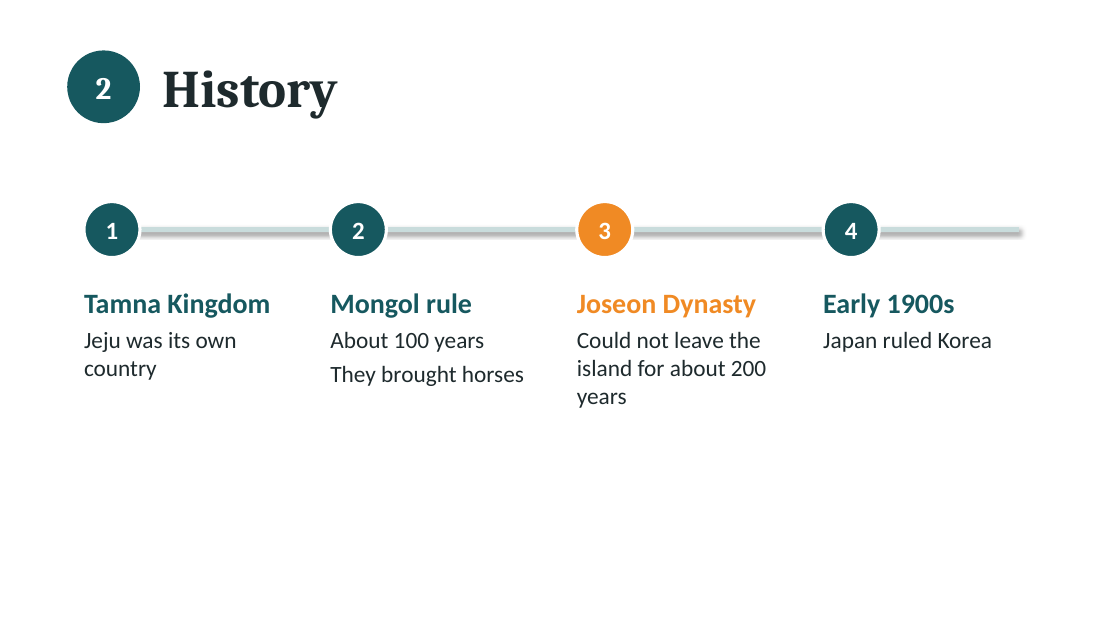
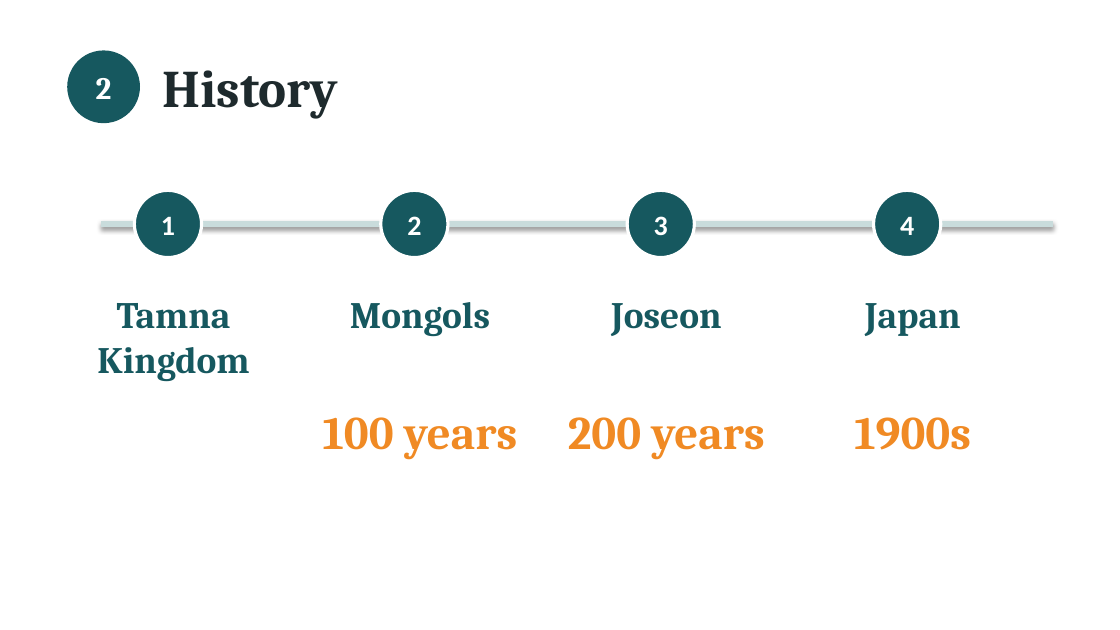
Before and after one commit to a44830300-arch/shaohong, a slide deck: slide 3 of 학업/아시아속의제주문화/Jeju_Culture_Final_5min_easy.pptx. Drawn at 1120x630 pixels with LibreOffice and Linux fonts; fonts in the diff are those of the drawing. Boxes give left, top, right and bottom in pixels: in the first picture for what was removed or moved away, otherwise in the second. Text is boxed around its words. In the diff, an @@ line names an element or a change of style, - is before the commit and + after.

```diff
--- a/학업/아시아속의제주문화/Jeju_Culture_Final_5min_easy.pptx
+++ b/학업/아시아속의제주문화/Jeju_Culture_Final_5min_easy.pptx
@@ text "1": place and size @@
-text "1" at (106,223,119,239)
+text "1" at (161,216,175,235)
@@ ellipse: place and size @@
-ellipse at (84,202,140,258)
+ellipse at (134,190,202,258)
@@ text "2": place and size @@
-text "2" at (352,222,365,239)
+text "2" at (407,216,421,235)
@@ ellipse: place and size @@
-ellipse at (330,202,386,258)
+ellipse at (381,190,448,258)
@@ text "3": place and size @@
-text "3" at (598,222,611,239)
+text "3" at (654,216,668,235)
@@ ellipse: place and size @@
-ellipse at (577,202,633,258)
+ellipse at (627,190,694,258)
@@ ellipse at (627,190,694,258): fill #F08A24 to #16585F @@
@@ size 16 to 18 pt in 4 elements at (161,216,175,235), (407,216,421,235), (654,216,668,235), (900,217,914,235) @@
@@ text "4": place and size @@
-text "4" at (845,223,858,239)
+text "4" at (900,217,914,235)
@@ ellipse: place and size @@
-ellipse at (823,202,879,258)
+ellipse at (874,190,941,258)
@@ line moved from (101, 230) - (1019, 230) to (101, 224) - (1053, 224) @@
@@ line (101, 224) - (1053, 224): stroke #C9DCDC 3 pt to #C9DCDC 4 pt @@
@@ text "Tamna Kingdom": place and size @@
-text "Tamna Kingdom" at (84,293,270,380)
+text "Tamna Kingdom" at (97,303,249,382)
@@ text "Tamna Kingdom" at (97,303,249,382): size 18 to 24 pt, font Calibri to Cambria; alignment left to centre @@
@@ text removed at (577,295,766,408) @@
-Joseon Dynasty
-Could not leave the island for about 200 years
@@ text removed at (823,293,993,352) @@
-Early 1900s
-Japan ruled Korea
@@ text at (350,302,490,337): text changed; size 15 to 24 pt; font Calibri to Cambria; text colour #1E2A2D to #16585F; bold on @@
-Mongol rule
-About 100 years
-They brought horses
+Mongols
@@ text added at (611,303,722,336), 24 pt, text #16585F, bold @@
+Joseon
@@ text added at (865,303,961,336), 24 pt, text #16585F, bold @@
+Japan
@@ text at (84,332,237,380): paragraph removed @@
-Jeju was its own country
@@ text added at (323,417,517,460), 30 pt, text #F08A24, bold @@
+100 years
@@ text added at (568,417,764,460), 30 pt, text #F08A24, bold @@
+200 years
@@ text added at (854,417,971,450), 30 pt, text #F08A24, bold @@
+1900s
```
Also in this commit, not shown: 6 other slides changed, 1 slide added, 3 slides removed, 1 other file.
